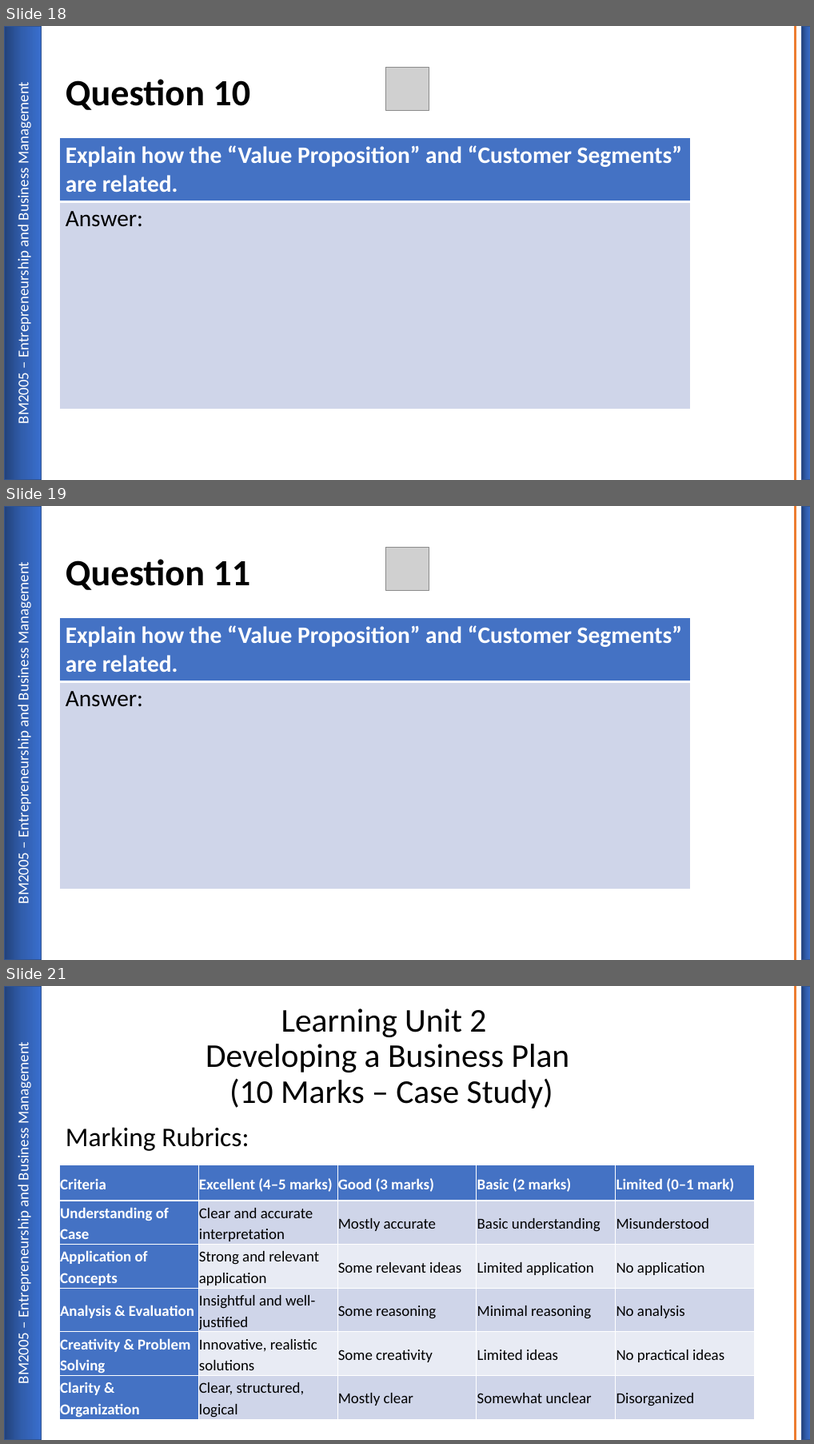
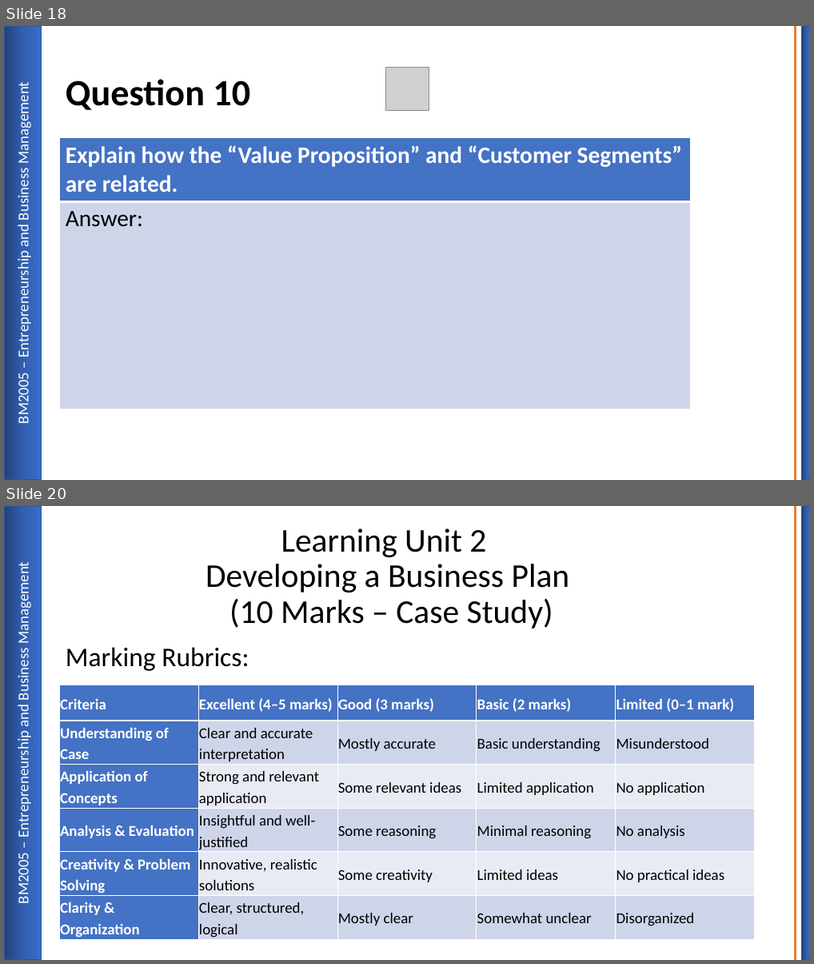
Before and after one commit to gcscourseware/BM2005EntrepreneurshipandBM, a slide deck: LessonAssets/BM2005 Entrepreneurship and BM First Formative.pptx. Shown one above the other, each under a label of ours: slides 18, 19 and 21 before the commit, slides 18 and 20 after it; the slides between them are not shown. The pictures are 814x1444 and 814x964 pixels, drawn with LibreOffice and Linux fonts; fonts in the diff are those of the drawing; grey boxes stand for pictures; background and template pictures are left out. Boxes give left, top, right and bottom in pixels: in the first picture for what was removed or moved away, otherwise in the second. Text is boxed around its words. In the diff, an @@ line names an element or a change of style, - is before the commit and + after.

```diff
--- a/LessonAssets/BM2005 Entrepreneurship and BM First Formative.pptx
+++ b/LessonAssets/BM2005 Entrepreneurship and BM First Formative.pptx
@@ slide 19 removed at (4,506,810,960), background #FFFFFF; not listed: 3 template elements that a slide beside it also shows @@
@@ picture removed at (386,547,429,590) @@
@@ title removed at (66,559,250,590) @@
-Question 11
@@ table removed at (60,618,691,884), 2 rows, 1 columns @@
-Explain how the “Value Proposition” and “Customer Segments” are related.
-Answer:
@@ what was slide 21 is now slide 20 @@
```
Also in this commit, not shown: 12 slides changed, 3 other files.
